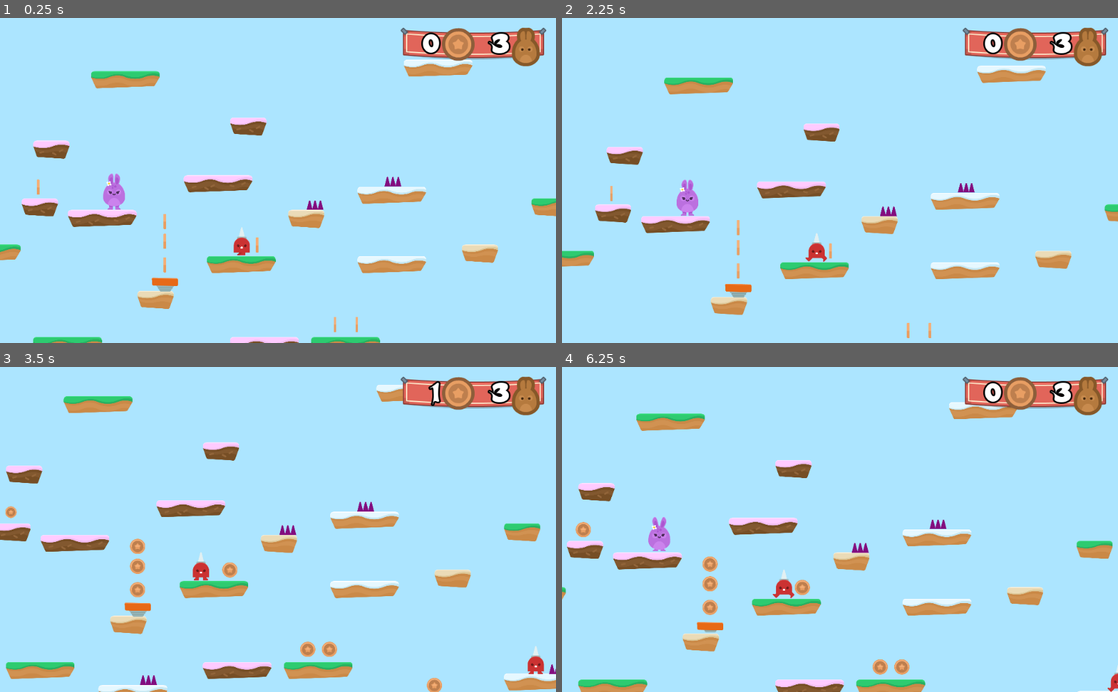
Above: before the commit, frames 1-4 (two rows, left to right).
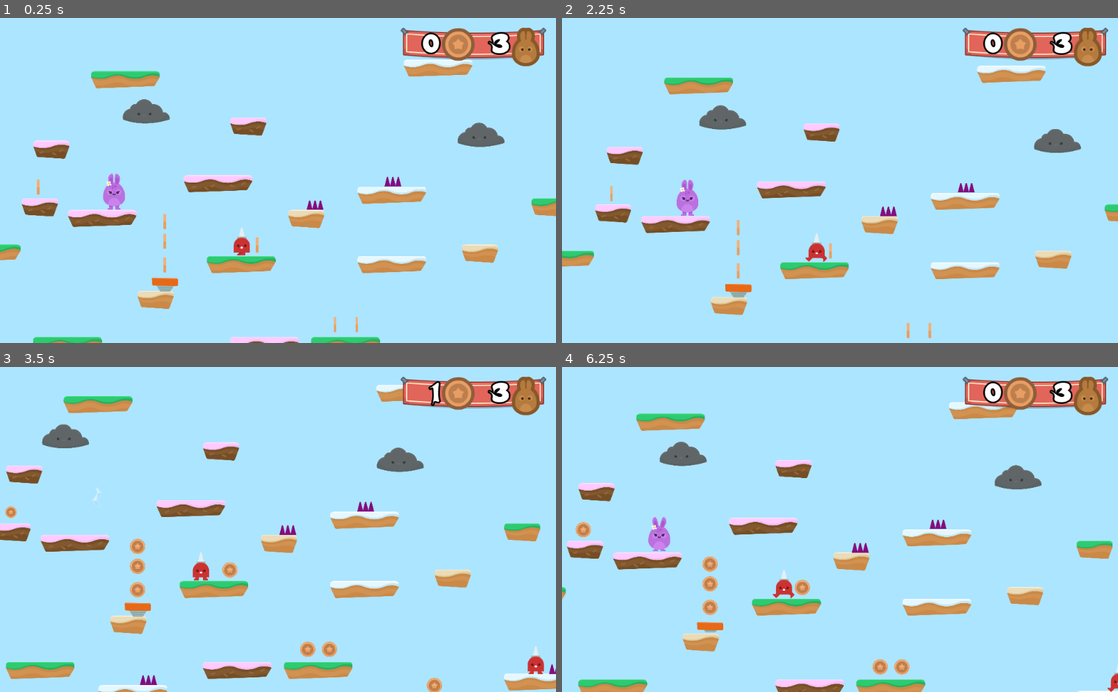
Above: after the commit, the same moments.

Repository: bennetimo/HoppyDays
Game: Godot game, scene res://Levels/Level1.tscn
Two runs of this game, one before a commit and one after it. Both use one fixed random seed, a clock stepped at 60 frames per second and the inputs below.
Inputs (mouse positions are in pixels of both pictures, inside the frame that each line leads up to):
- Up to frame 1 (0.25 s): no input
- Up to frame 2 (2.25 s): hold D (right) 0.53-2 s; tap Space (jump) at 0.77, 1.52 s; click (739, 226) at 2 s
- Up to frame 3 (3.5 s): hold A (left) from 2.78 s (still down)
- Up to frame 4 (6.25 s): release A (left) at 3.53 s; hold D (right) 3.53-5.03 s; tap Space (jump) at 3.77, 4.52, 5.27 s; hold A (left) 5.03-5.75 s; click (739, 575) at 5.75 s

The runs differ from the first frame. In frame 1, 0.9% of the frame differs, in the area x 22-91%, y 25-40%; in frame 2, 0.9%; in frame 3, 0.9%, in the area x 7-77%, y 17-42%; in frame 4, 0.9%.

Commit message:
add clouds

Diff:
--- a/Levels/Level1.tscn
+++ b/Levels/Level1.tscn
@@ -1,14 +1,15 @@
-[gd_scene load_steps=10 format=2]
+[gd_scene load_steps=11 format=2]
 
 [ext_resource path="res://Levels/GameState.gd" type="Script" id=1]
 [ext_resource path="res://Player/Player.tscn" type="PackedScene" id=2]
 [ext_resource path="res://Levels/Tileset.tres" type="TileSet" id=3]
 [ext_resource path="res://Hazards/SpikeTop.tscn" type="PackedScene" id=4]
 [ext_resource path="res://NPCs/Spikeman.tscn" type="PackedScene" id=5]
-[ext_resource path="res://Items/Coin.tscn" type="PackedScene" id=6]
-[ext_resource path="res://Items/JumpPad.tscn" type="PackedScene" id=7]
-[ext_resource path="res://SFX/Chiptune_Adventures_1.ogg" type="AudioStream" id=8]
-[ext_resource path="res://GUI/GUI.tscn" type="PackedScene" id=9]
+[ext_resource path="res://NPCs/Cloud.tscn" type="PackedScene" id=6]
+[ext_resource path="res://Items/Coin.tscn" type="PackedScene" id=7]
+[ext_resource path="res://Items/JumpPad.tscn" type="PackedScene" id=8]
+[ext_resource path="res://SFX/Chiptune_Adventures_1.ogg" type="AudioStream" id=9]
+[ext_resource path="res://GUI/GUI.tscn" type="PackedScene" id=10]
 
 [node name="Level1" type="Node2D"]
 script = ExtResource( 1 )
@@ -46,63 +47,75 @@
 [node name="Spikeman2" parent="NPCs" instance=ExtResource( 5 )]
 position = Vector2( 2960, 1160 )
 
+[node name="Cloud" parent="NPCs" instance=ExtResource( 6 )]
+position = Vector2( 2570, 50 )
+
+[node name="Cloud2" parent="NPCs" instance=ExtResource( 6 )]
+position = Vector2( 720, -80 )
+
+[node name="Cloud3" parent="NPCs" instance=ExtResource( 6 )]
+position = Vector2( 3590, 170 )
+
+[node name="Cloud4" parent="NPCs" instance=ExtResource( 6 )]
+position = Vector2( 4010, -90 )
+
 [node name="Coins" type="Node" parent="."]
 editor/display_folded = true
 
-[node name="Coin" parent="Coins" instance=ExtResource( 6 )]
+[node name="Coin" parent="Coins" instance=ExtResource( 7 )]
 position = Vector2( 1270, 660 )
 
-[node name="Coin2" parent="Coins" instance=ExtResource( 6 )]
+[node name="Coin2" parent="Coins" instance=ExtResource( 7 )]
 position = Vector2( 1820, 1100 )
 
-[node name="Coin3" parent="Coins" instance=ExtResource( 6 )]
+[node name="Coin3" parent="Coins" instance=ExtResource( 7 )]
 position = Vector2( 2400, 1300 )
 
-[node name="Coin4" parent="Coins" instance=ExtResource( 6 )]
+[node name="Coin4" parent="Coins" instance=ExtResource( 7 )]
 position = Vector2( 3490, 520 )
 
-[node name="Coin11" parent="Coins" instance=ExtResource( 6 )]
+[node name="Coin11" parent="Coins" instance=ExtResource( 7 )]
 position = Vector2( 5060, 980 )
 
-[node name="Coin12" parent="Coins" instance=ExtResource( 6 )]
+[node name="Coin12" parent="Coins" instance=ExtResource( 7 )]
 position = Vector2( 5130, 280 )
 
-[node name="Coin13" parent="Coins" instance=ExtResource( 6 )]
+[node name="Coin13" parent="Coins" instance=ExtResource( 7 )]
 position = Vector2( 4160, 1280 )
 
-[node name="Coin14" parent="Coins" instance=ExtResource( 6 )]
+[node name="Coin14" parent="Coins" instance=ExtResource( 7 )]
 position = Vector2( 4290, 1280 )
 
-[node name="Coin5" parent="Coins" instance=ExtResource( 6 )]
+[node name="Coin5" parent="Coins" instance=ExtResource( 7 )]
 position = Vector2( 3200, 89 )
 
-[node name="Coin6" parent="Coins" instance=ExtResource( 6 )]
+[node name="Coin6" parent="Coins" instance=ExtResource( 7 )]
 position = Vector2( 1700, 1100 )
 
-[node name="Coin7" parent="Coins" instance=ExtResource( 6 )]
+[node name="Coin7" parent="Coins" instance=ExtResource( 7 )]
 position = Vector2( 60, 340 )
 
-[node name="Coin8" parent="Coins" instance=ExtResource( 6 )]
+[node name="Coin8" parent="Coins" instance=ExtResource( 7 )]
 position = Vector2( 760, 530 )
 
-[node name="Coin9" parent="Coins" instance=ExtResource( 6 )]
+[node name="Coin9" parent="Coins" instance=ExtResource( 7 )]
 position = Vector2( 760, 640 )
 
-[node name="Coin10" parent="Coins" instance=ExtResource( 6 )]
+[node name="Coin10" parent="Coins" instance=ExtResource( 7 )]
 position = Vector2( 760, 770 )
 
 [node name="JumpPads" type="Node" parent="."]
 editor/display_folded = true
 
-[node name="JumpPad" parent="JumpPads" instance=ExtResource( 7 )]
+[node name="JumpPad" parent="JumpPads" instance=ExtResource( 8 )]
 position = Vector2( 760, 880 )
 
-[node name="JumpPad2" parent="JumpPads" instance=ExtResource( 7 )]
+[node name="JumpPad2" parent="JumpPads" instance=ExtResource( 8 )]
 position = Vector2( 3850, 2090 )
 
 [node name="BGM" type="AudioStreamPlayer" parent="."]
-stream = ExtResource( 8 )
+stream = ExtResource( 9 )
 volume_db = -3.0
 autoplay = true
 
-[node name="GUI" parent="." instance=ExtResource( 9 )]
+[node name="GUI" parent="." instance=ExtResource( 10 )]
--- /dev/null
+++ b/NPCs/Cloud.gd
@@ -0,0 +1,16 @@
+extends Node2D
+
+var timeout = false
+
+func _process(delta):
+	if $Sprite/RayCast2D.is_colliding():
+		fire()
+
+func fire():
+	if not timeout:
+		$Sprite/RayCast2D.add_child(load("res://NPCs/Lightning.tscn").instance())
+		$Sprite/Timer.start()
+		timeout = true
+
+func _on_Timer_timeout():
+	timeout = false
--- /dev/null
+++ b/NPCs/Cloud.tscn
@@ -0,0 +1,41 @@
+[gd_scene load_steps=4 format=2]
+
+[ext_resource path="res://NPCs/Cloud.gd" type="Script" id=1]
+[ext_resource path="res://GFX/Enemies/cloud.png" type="Texture" id=2]
+
+[sub_resource type="Animation" id=1]
+resource_name = "CloudDrift"
+length = 8.0
+loop = true
+step = 1.0
+tracks/0/type = "value"
+tracks/0/path = NodePath(".:position")
+tracks/0/interp = 1
+tracks/0/loop_wrap = true
+tracks/0/imported = false
+tracks/0/enabled = true
+tracks/0/keys = {
+"times": PoolRealArray( 0, 2, 6 ),
+"transitions": PoolRealArray( 1, 1, 1 ),
+"update": 0,
+"values": [ Vector2( 0, 0 ), Vector2( -500, 0 ), Vector2( 500, 0 ) ]
+}
+
+[node name="Cloud" type="Node2D"]
+script = ExtResource( 1 )
+
+[node name="Sprite" type="Sprite" parent="."]
+self_modulate = Color( 0.427451, 0.427451, 0.427451, 1 )
+texture = ExtResource( 2 )
+
+[node name="AnimationPlayer" type="AnimationPlayer" parent="Sprite"]
+autoplay = "CloudDrift"
+anims/CloudDrift = SubResource( 1 )
+
+[node name="Timer" type="Timer" parent="Sprite"]
+
+[node name="RayCast2D" type="RayCast2D" parent="Sprite"]
+position = Vector2( 0, 65 )
+enabled = true
+cast_to = Vector2( 0, 750 )
+[connection signal="timeout" from="Sprite/Timer" to="." method="_on_Timer_timeout"]
--- /dev/null
+++ b/NPCs/Lightning.gd
@@ -0,0 +1,21 @@
+extends Node2D
+
+const SPEED = 400
+
+func _ready():
+	set_as_toplevel(true)
+	global_position = get_parent().global_position
+
+func _process(delta):
+	position.y += SPEED * delta
+	manage_collision()
+
+func manage_collision():
+	var collider = $Area2D.get_overlapping_bodies()
+	for object in collider:
+		if object.name == "Player":
+			get_tree().call_group("Gamestate", "hurt")
+		queue_free()
+
+func _on_VisibilityNotifier2D_screen_exited():
+	queue_free()
--- /dev/null
+++ b/NPCs/Lightning.tscn
@@ -0,0 +1,35 @@
+[gd_scene load_steps=6 format=2]
+
+[ext_resource path="res://NPCs/Lightning.gd" type="Script" id=1]
+[ext_resource path="res://GFX/Particles/lighting_blue.png" type="Texture" id=2]
+[ext_resource path="res://GFX/Particles/lighting_yellow.png" type="Texture" id=3]
+
+[sub_resource type="SpriteFrames" id=1]
+animations = [ {
+"frames": [ ExtResource( 2 ), ExtResource( 3 ) ],
+"loop": true,
+"name": "default",
+"speed": 5.0
+} ]
+
+[sub_resource type="RectangleShape2D" id=2]
+extents = Vector2( 30, 58.5186 )
+
+[node name="Lightning" type="Node2D"]
+script = ExtResource( 1 )
+
+[node name="Area2D" type="Area2D" parent="."]
+collision_layer = 4
+collision_mask = 3
+
+[node name="AnimatedSprite" type="AnimatedSprite" parent="Area2D"]
+frames = SubResource( 1 )
+frame = 1
+playing = true
+
+[node name="CollisionShape2D" type="CollisionShape2D" parent="Area2D"]
+visible = false
+shape = SubResource( 2 )
+
+[node name="VisibilityNotifier2D" type="VisibilityNotifier2D" parent="Area2D"]
+[connection signal="screen_exited" from="Area2D/VisibilityNotifier2D" to="." method="_on_VisibilityNotifier2D_screen_exited"]
